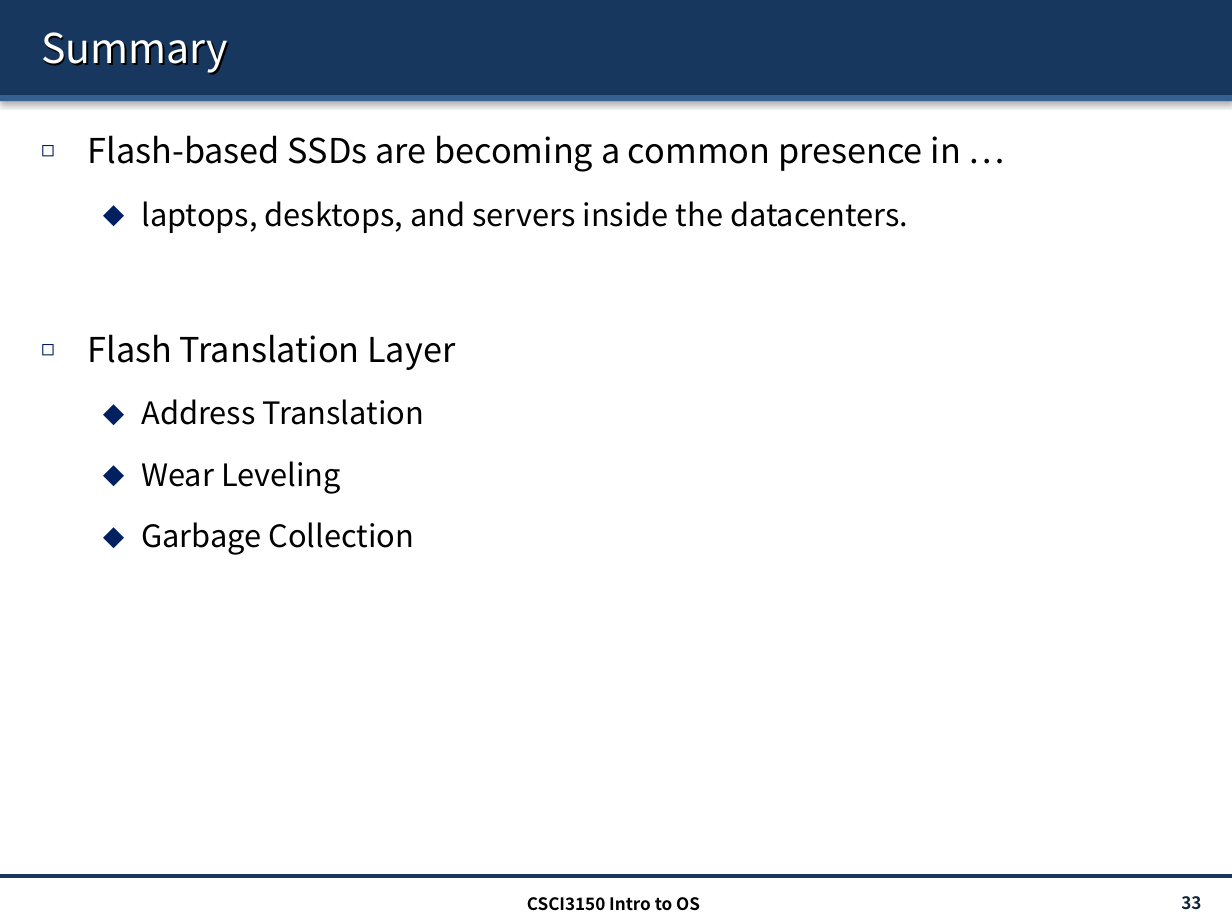
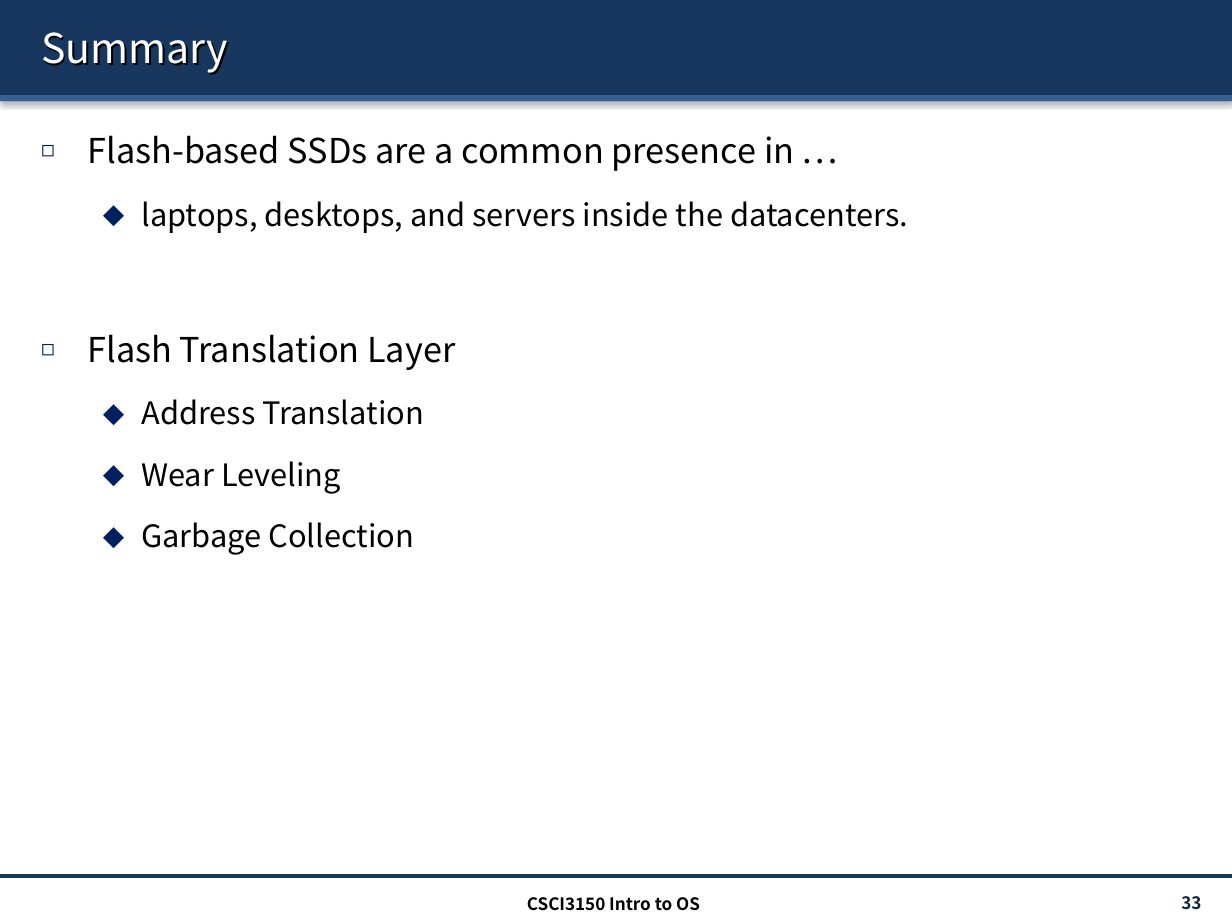
Before and after one commit to henryhxu/CSCI3150, a slide deck: slide 33 of lecture/lec16_ssd.pptx. Drawn at 1232x924 pixels with LibreOffice and Linux fonts; fonts in the diff are those of the drawing. Boxes give left, top, right and bottom in pixels: in the first picture for what was removed or moved away, otherwise in the second. Text is boxed around its words. In the diff, an @@ line names an element or a change of style, - is before the commit and + after.

```diff
--- a/lecture/lec16_ssd.pptx
+++ b/lecture/lec16_ssd.pptx
@@ text at (87, 135, 794, 171): text changed @@
-◻ Flash-based SSDs are becoming a common presence in …
+◻ Flash-based SSDs are a common presence in …
```
Also in this commit, not shown: 7 other slides changed.
